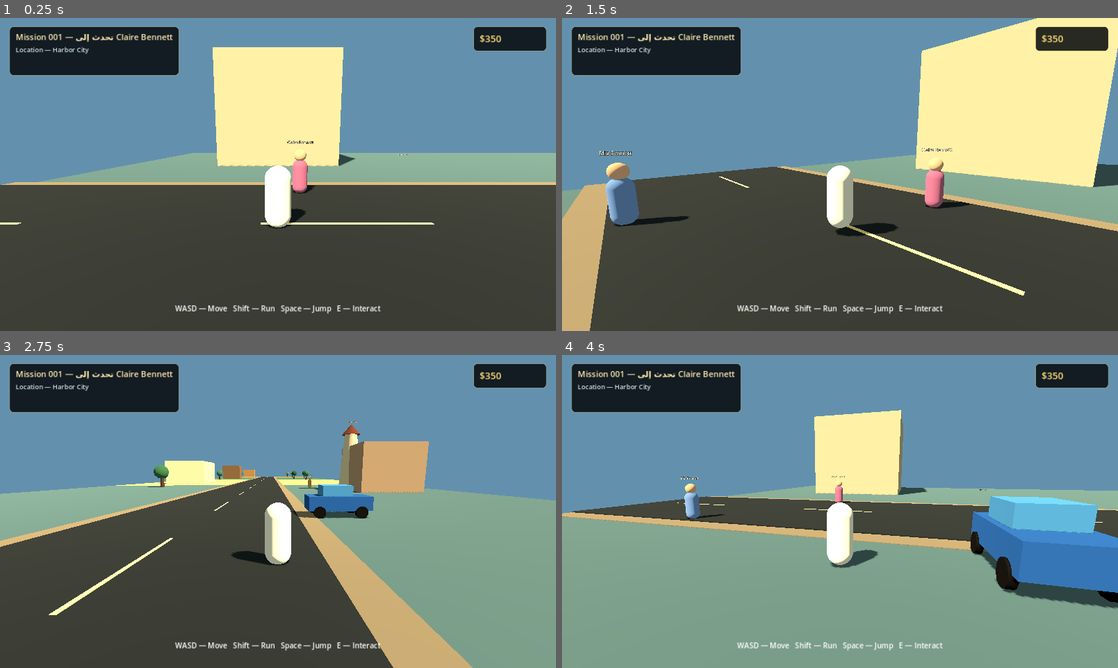
Above: before the commit, frames 1-4 (two rows, left to right).
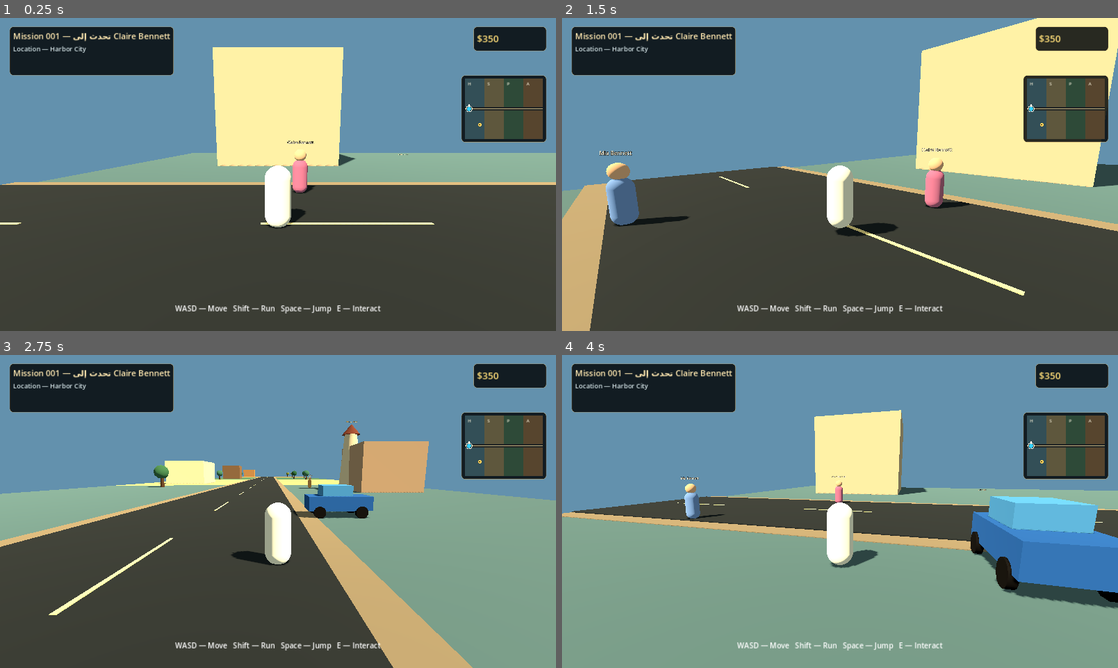
Above: after the commit, the same moments.

Repository: dzdfast-art/GTA-GHIBLI
Game: Godot game, scene res://scenes/main.tscn
Two runs of this game, one before a commit and one after it. Both use one fixed random seed, a clock stepped at 60 frames per second and the inputs below.
Inputs (mouse positions are in pixels of both pictures, inside the frame that each line leads up to):
- Up to frame 1 (0.25 s): no input
- Up to frame 2 (1.5 s): tap Enter at 0.5 s; move the mouse to (962, 158) at 0.52 s; hold D (move_right) 0.53-1.28 s; hold E (interact) 0.53-1.28 s; click (962, 158) at 0.67 s; tap Space (jump) at 0.77 s; move the mouse to (728, 190) at 1.27 s; hold S (move_back) from 1.28 s (still down); tap Shift (sprint) at 1.35 s
- Up to frame 3 (2.75 s): tap Space (jump) at 1.52 s; move the mouse to (333, 442) at 2.02 s; release S (move_back) at 2.03 s; hold D (move_right) from 2.03 s (still down); hold E (interact) from 2.03 s (still down)
- Up to frame 4 (4 s): move the mouse to (812, 574) at 2.77 s; release D (move_right) at 2.78 s; release E (interact) at 2.78 s; hold W (move_forward) 2.78-3.53 s; tap Shift (sprint) at 2.85 s; click (812, 574) at 2.92 s; tap Space (jump) at 3.02, 3.77 s; move the mouse to (1006, 558) at 3.52 s; hold A (move_left) from 3.53 s (still down); hold E (interact) from 3.53 s (still down)

The runs differ from the first frame. In frame 1, 4.1% of the frame differs, in the area x 2-99%, y 2-40%; in frame 2, 4.1%; in frame 3, 4.1%; in frame 4, 4.1%.

Commit message:
Add live world-position minimap to Web HUD

Diff:
--- a/web-edition/scripts/ui/game_hud.gd
+++ b/web-edition/scripts/ui/game_hud.gd
@@ -1,5 +1,57 @@
 extends CanvasLayer
 class_name GhibliWebHUD
+
+class MinimapCanvas extends Control:
+	var player_world_position := Vector3(-114.0, 0.0, 0.0)
+	var player_heading: float = 0.0
+	const WORLD_MIN := Vector2(-128.0, -32.0)
+	const WORLD_SIZE := Vector2(256.0, 64.0)
+	const REGION_COLORS := [
+		Color(0.20, 0.31, 0.34),
+		Color(0.37, 0.34, 0.24),
+		Color(0.18, 0.29, 0.22),
+		Color(0.34, 0.27, 0.18)
+	]
+	const REGION_NAMES := ["H", "S", "P", "A"]
+
+	func set_player_state(world_position: Vector3, heading: float) -> void:
+		player_world_position = world_position
+		player_heading = heading
+		queue_redraw()
+
+	func world_to_map(world_position: Vector3, map_size: Vector2 = Vector2(180.0, 132.0)) -> Vector2:
+		var normalized := Vector2(
+			(world_position.x - WORLD_MIN.x) / WORLD_SIZE.x,
+			(world_position.z - WORLD_MIN.y) / WORLD_SIZE.y
+		)
+		return Vector2(clampf(normalized.x, 0.0, 1.0), clampf(normalized.y, 0.0, 1.0)) * map_size
+
+	func _draw() -> void:
+		var map_rect := Rect2(Vector2.ZERO, size)
+		draw_rect(map_rect, Color(0.035, 0.055, 0.062, 0.98), true)
+		var band_width := size.x / 4.0
+		for index in range(4):
+			var band := Rect2(Vector2(index * band_width, 0.0), Vector2(band_width, size.y))
+			draw_rect(band, REGION_COLORS[index], true)
+			draw_string(get_theme_default_font(), Vector2(index * band_width + 7.0, 15.0), REGION_NAMES[index], HORIZONTAL_ALIGNMENT_LEFT, -1.0, 10, Color(0.93, 0.91, 0.82))
+			if index > 0:
+				var divider_x := index * band_width
+				draw_line(Vector2(divider_x, 0.0), Vector2(divider_x, size.y), Color(0.78, 0.75, 0.63, 0.45), 1.0)
+
+		var road_y := world_to_map(Vector3(0.0, 0.0, 0.0), size).y
+		draw_line(Vector2(0.0, road_y), Vector2(size.x, road_y), Color(0.13, 0.14, 0.14), 8.0)
+		draw_line(Vector2(0.0, road_y), Vector2(size.x, road_y), Color(0.86, 0.78, 0.55, 0.85), 1.2)
+
+		var lighthouse := world_to_map(Vector3(-79.0, 0.0, 17.0), size)
+		draw_circle(lighthouse, 4.0, Color(1.0, 0.82, 0.35))
+		draw_circle(lighthouse, 1.5, Color(0.12, 0.10, 0.07))
+
+		var player_point := world_to_map(player_world_position, size)
+		var heading_vector := Vector2(sin(player_heading), -cos(player_heading))
+		draw_line(player_point, player_point + heading_vector * 11.0, Color(0.98, 0.98, 0.94), 2.0)
+		draw_circle(player_point, 5.0, Color(0.20, 0.82, 1.0))
+		draw_arc(player_point, 7.0, 0.0, TAU, 20, Color(0.97, 0.98, 0.92), 1.3)
+
 
 var _objective_label: Label
 var _location_label: Label
@@ -9,10 +61,12 @@
 var _notice_label: Label
 var _vehicle_label: Label
 var _map_panel: PanelContainer
+var _minimap: MinimapCanvas
 
 
 func _ready() -> void:
 	var root := Control.new()
+	root.name = "HUDRoot"
 	root.set_anchors_and_offsets_preset(Control.PRESET_FULL_RECT)
 	root.mouse_filter = Control.MOUSE_FILTER_IGNORE
 	add_child(root)
@@ -38,6 +92,34 @@
 	root.add_child(status_panel)
 	_cash_label = _make_label("$350", 22, Color(1.0, 0.87, 0.47))
 	status_panel.add_child(_cash_label)
+
+	_vehicle_label = _make_label("", 16, Color(0.90, 0.93, 0.98))
+	_vehicle_label.anchor_left = 1.0
+	_vehicle_label.anchor_right = 1.0
+	_vehicle_label.anchor_top = 0.0
+	_vehicle_label.anchor_bottom = 0.0
+	_vehicle_label.offset_left = -250.0
+	_vehicle_label.offset_right = -22.0
+	_vehicle_label.offset_top = 88.0
+	_vehicle_label.offset_bottom = 118.0
+	_vehicle_label.horizontal_alignment = HORIZONTAL_ALIGNMENT_RIGHT
+	root.add_child(_vehicle_label)
+
+	var minimap_panel := _make_panel()
+	minimap_panel.name = "MinimapPanel"
+	minimap_panel.anchor_left = 1.0
+	minimap_panel.anchor_right = 1.0
+	minimap_panel.offset_left = -218.0
+	minimap_panel.offset_right = -22.0
+	minimap_panel.offset_top = 132.0
+	minimap_panel.offset_bottom = 286.0
+	root.add_child(minimap_panel)
+	_minimap = MinimapCanvas.new()
+	_minimap.name = "WorldMinimap"
+	_minimap.custom_minimum_size = Vector2(180.0, 132.0)
+	_minimap.size_flags_horizontal = Control.SIZE_EXPAND_FILL
+	_minimap.size_flags_vertical = Control.SIZE_EXPAND_FILL
+	minimap_panel.add_child(_minimap)
 
 	_prompt_label = _make_label("WASD — Move   Shift — Run   Space — Jump   E — Interact", 17, Color(1.0, 1.0, 1.0))
 	_prompt_label.anchor_left = 0.5
@@ -75,18 +157,6 @@
 	_notice_label.horizontal_alignment = HORIZONTAL_ALIGNMENT_CENTER
 	root.add_child(_notice_label)
 
-	_vehicle_label = _make_label("", 16, Color(0.90, 0.93, 0.98))
-	_vehicle_label.anchor_left = 1.0
-	_vehicle_label.anchor_right = 1.0
-	_vehicle_label.anchor_top = 0.0
-	_vehicle_label.anchor_bottom = 0.0
-	_vehicle_label.offset_left = -250.0
-	_vehicle_label.offset_right = -22.0
-	_vehicle_label.offset_top = 88.0
-	_vehicle_label.offset_bottom = 118.0
-	_vehicle_label.horizontal_alignment = HORIZONTAL_ALIGNMENT_RIGHT
-	root.add_child(_vehicle_label)
-
 	_map_panel = _make_panel()
 	_map_panel.anchor_left = 0.5
 	_map_panel.anchor_right = 0.5
@@ -129,6 +199,10 @@
 	_vehicle_label.text = ("DRIVING — " + vehicle_name + "   W/S move  A/D steer  Ctrl brake  E exit") if is_driving else ""
 
 
+func update_minimap(world_position: Vector3, heading: float) -> void:
+	_minimap.set_player_state(world_position, heading)
+
+
 func show_dialogue(speaker: String, line: String) -> void:
 	_dialogue_label.text = speaker + ": " + line
 
@@ -157,10 +231,10 @@
 	style.border_color = Color(0.73, 0.61, 0.38, 0.70)
 	style.set_border_width_all(1)
 	style.set_corner_radius_all(8)
-	style.content_margin_left = 14.0
-	style.content_margin_right = 14.0
-	style.content_margin_top = 10.0
-	style.content_margin_bottom = 10.0
+	style.content_margin_left = 8.0
+	style.content_margin_right = 8.0
+	style.content_margin_top = 8.0
+	style.content_margin_bottom = 8.0
 	panel.add_theme_stylebox_override("panel", style)
 	panel.mouse_filter = Control.MOUSE_FILTER_IGNORE
 	return panel
